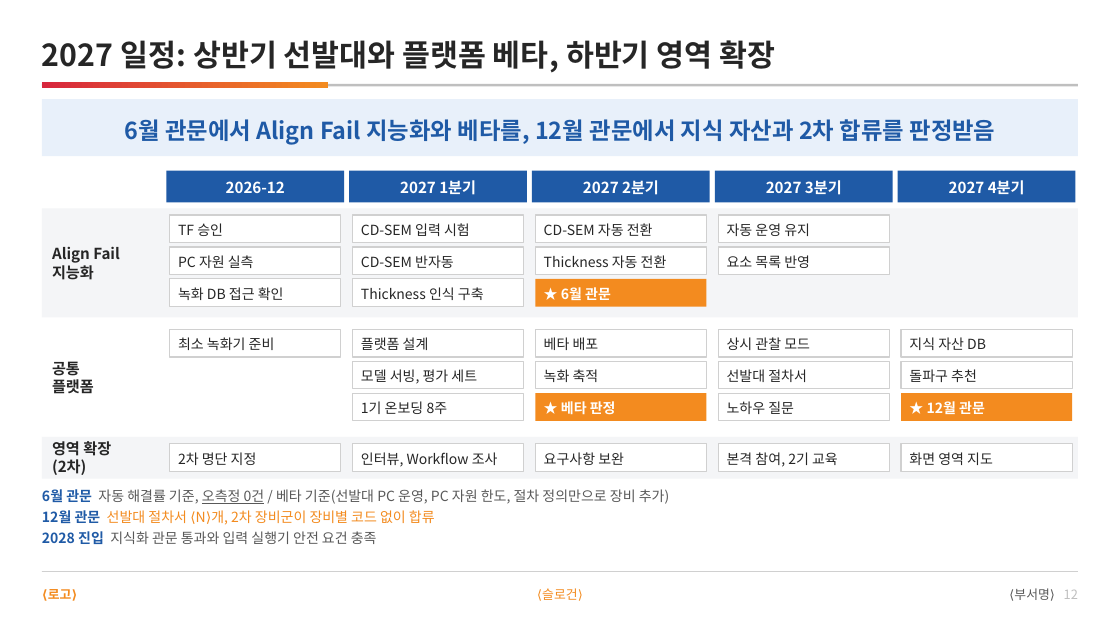
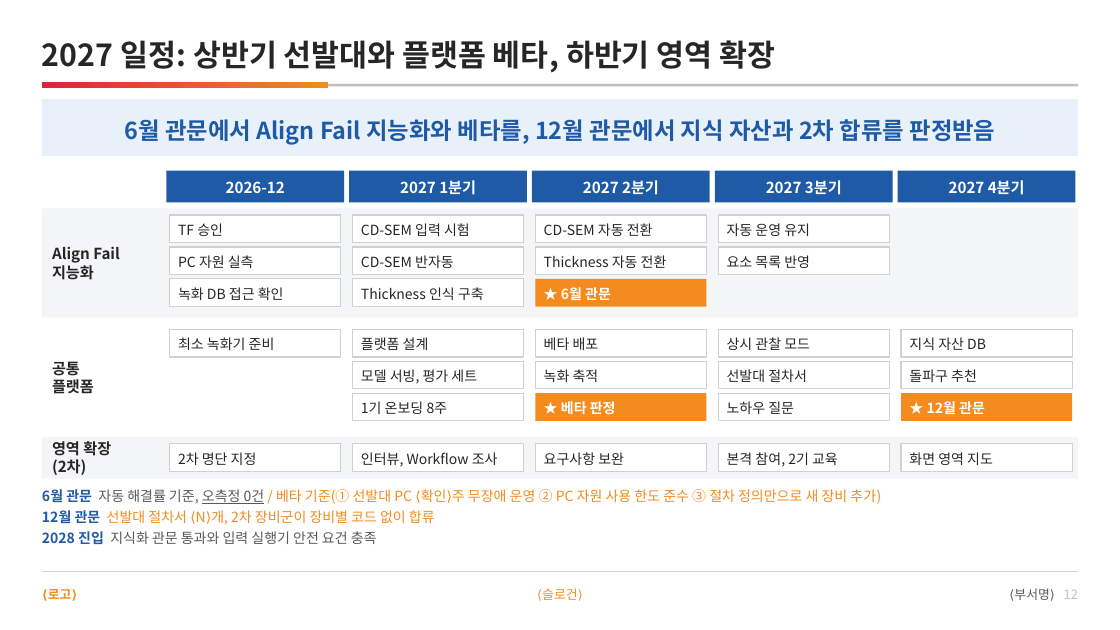
Before and after one commit to DarrenKoi/pm_notes, a slide deck: slide 12 of my-task/arc-tf/deliverables/arc-tf-proposal.pptx. Drawn at 1120x630 pixels with LibreOffice and Linux fonts; fonts in the diff are those of the drawing. Boxes give left, top, right and bottom in pixels: in the first picture for what was removed or moved away, otherwise in the second. Text is boxed around its words. In the diff, an @@ line names an element or a change of style, - is before the commit and + after.

```diff
--- a/my-task/arc-tf/deliverables/arc-tf-proposal.pptx
+++ b/my-task/arc-tf/deliverables/arc-tf-proposal.pptx
@@ text at (42,489,881,504): text changed; text colour #595959 to #F38B1F @@
-6월 관문 자동 해결률 기준, 오측정 0건 / 베타 기준(선발대 PC 운영, PC 자원 한도, 절차 정의만으로 장비 추가)
+6월 관문 자동 해결률 기준, 오측정 0건 / 베타 기준(① 선발대 PC ⟨확인⟩주 무장애 운영 ② PC 자원 사용 한도 준수 ③ 절차 정의만으로 새 장비 추가)
```
Also in this commit, not shown: 1 other slide changed, 3 other files.
